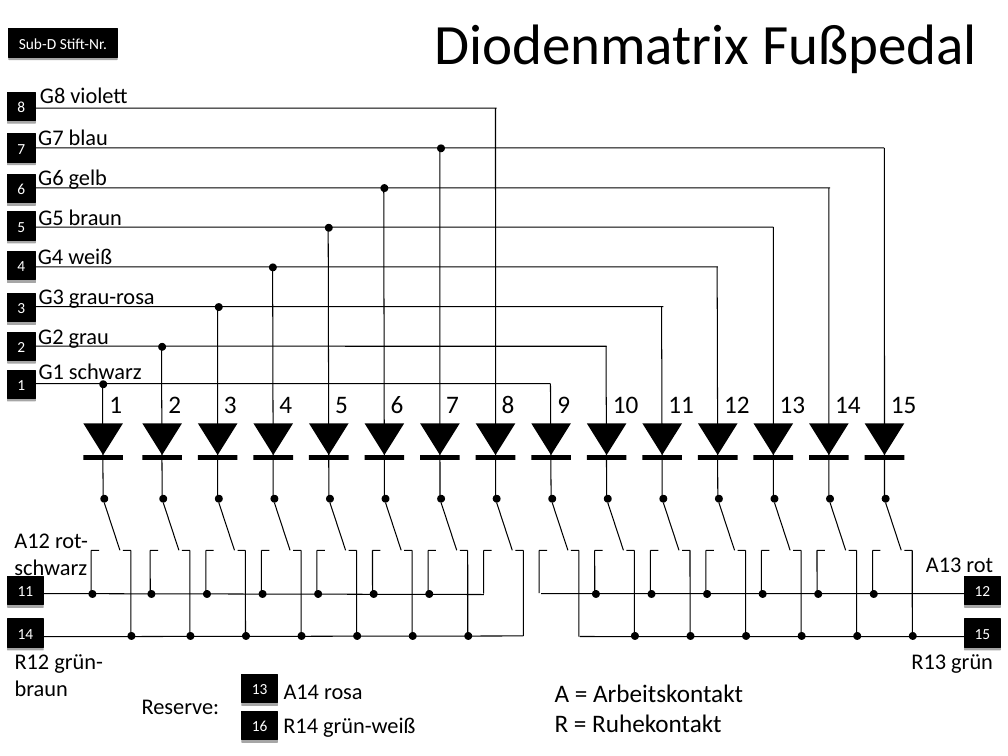
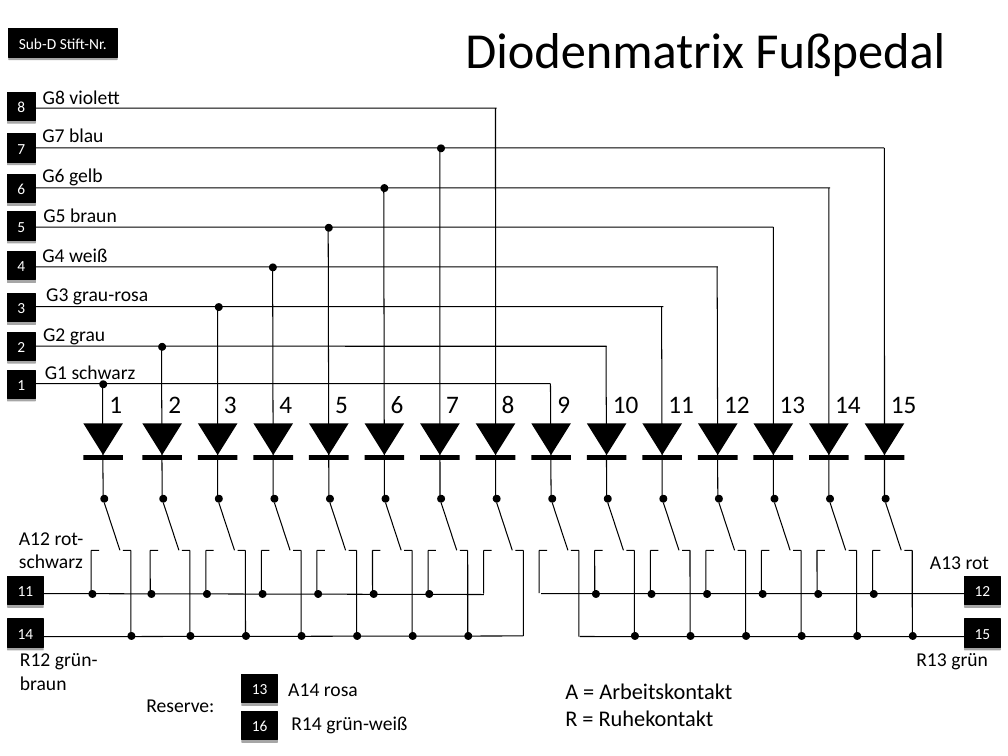
Before and after one commit to HaraldRieder/Keyboard_Controller, a slide deck: slide 2 of electronics/Hardware.odp. Drawn at 1008x756 pixels with LibreOffice and Linux fonts; fonts in the diff are those of the drawing. Boxes give left, top, right and bottom in pixels: in the first picture for what was removed or moved away, otherwise in the second. Text is boxed around its words. In the diff, an @@ line names an element or a change of style, - is before the commit and + after.

```diff
--- a/electronics/Hardware.odp
+++ b/electronics/Hardware.odp
@@ title "Diodenmatrix Fußpedal" at [465, 33, 945, 76]: size 40.7 to 36 pt; line spacing 0.8 to 1 @@
@@ size 16 to 14 pt in 15 elements at [42, 128, 103, 148], [42, 168, 103, 188], [930, 556, 989, 569], [288, 683, 358, 696], [43, 328, 105, 347], [146, 699, 214, 712], [45, 365, 136, 384], [43, 208, 117, 228], [42, 248, 107, 267], [916, 653, 988, 670], [19, 532, 84, 568], [20, 653, 98, 690], [291, 716, 407, 734], [46, 288, 148, 307], [43, 90, 119, 109] @@
@@ text "G3 grau-rosa": place and size @@
-text "G3 grau-rosa" at [39, 289, 155, 308]
+text "G3 grau-rosa" at [46, 288, 148, 307]
@@ text "A = Arbeitskontakt": place and size @@
-text "A = Arbeitskontakt" at [555, 684, 743, 732]
+text "A = Arbeitskontakt" at [565, 683, 732, 726]
@@ text "A = Arbeitskontakt" at [565, 683, 732, 726]: size 18 to 16 pt @@
@@ text "R14 grün-weiß": place and size @@
-text "R14 grün-weiß" at [283, 717, 415, 737]
+text "R14 grün-weiß" at [291, 716, 407, 734]
```
Also in this commit, not shown: 1 other slide changed, 3 other files.
